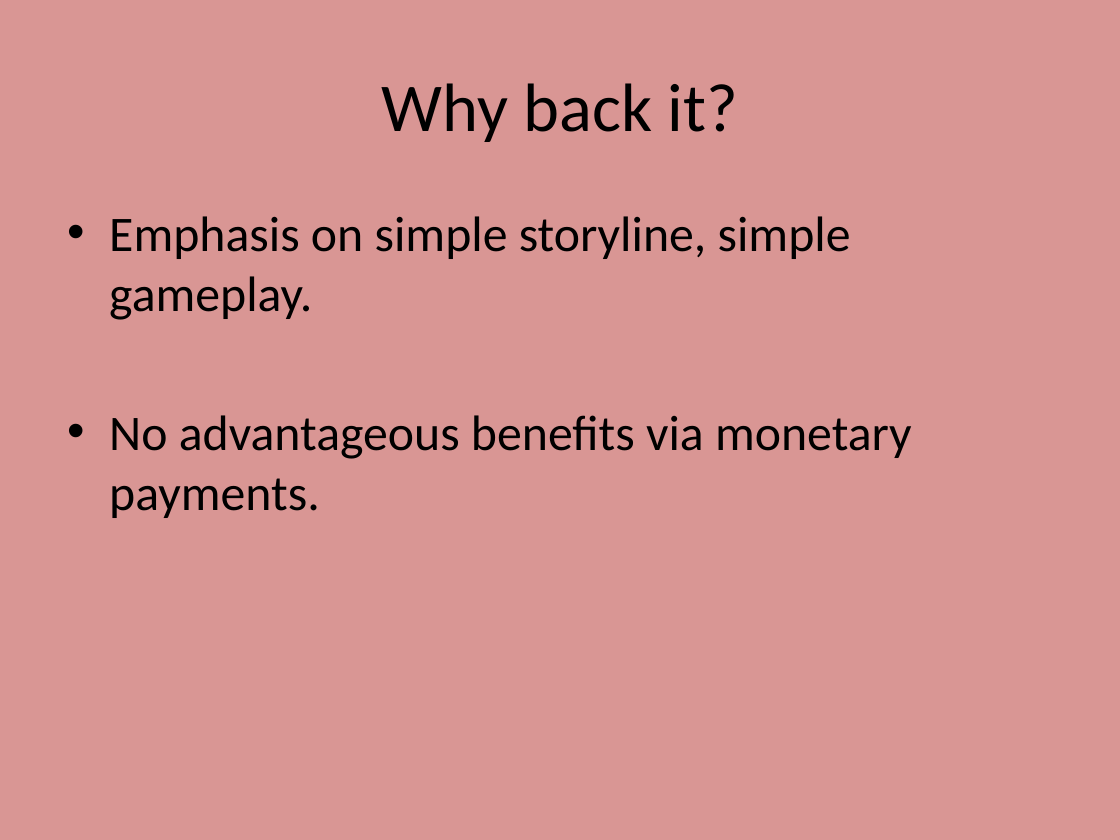
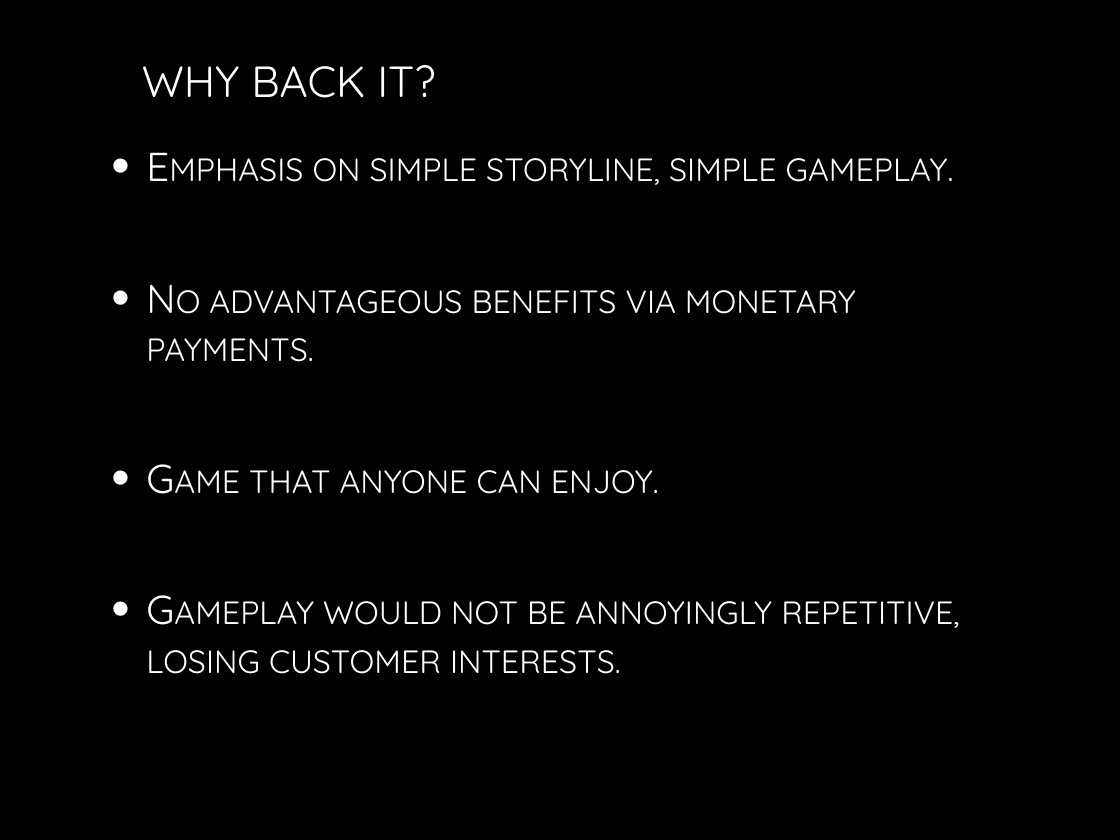
Before and after one commit to kt-chin/Games-and-Interactive-Entertainment-Business-and-Practice, a slide deck: slide 7 of Crystal Maze Disaster.pptx (slide 6 before the commit). Drawn at 1120x840 pixels with LibreOffice and Linux fonts; fonts in the diff are those of the drawing; background and template pictures are left out. Boxes give left, top, right and bottom in pixels: in the first picture for what was removed or moved away, otherwise in the second. Text is boxed around its words. In the diff, an @@ line names an element or a change of style, - is before the commit and + after.

```diff
--- a/Crystal Maze Disaster.pptx
+++ b/Crystal Maze Disaster.pptx
@@ background #D99694 to picture (left out) @@
@@ title at [142,65,435,98]: text changed; size 44 to 28 pt; font Calibri to Quicksand; text colour #000000 to gradient #FFFFFF to #BFBFBF @@
-Why back it?
+WHY BACK IT?
@@ text "Emphasis on simple storyline, simple ...": place and size @@
-text "Emphasis on simple storyline, simple ..." at [109,216,912,518]
+text "Emphasis on simple storyline, simple ..." at [146,158,959,674]
@@ text "Emphasis on simple storyline, simple ..." at [146,158,959,674]: vertical alignment top to middle @@
@@ text at [146,158,954,362]: size 32 to 25.9 pt, font Calibri to Quicksand, text colour #000000 to gradient #FFFFFF to #BFBFBF, small capitals on in "Emphasis on simple storyline, simple gameplay.", "No advantageous benefits via monetary payments."; indent changed; more space between paragraphs @@
@@ text at [146,470,959,674]: paragraphs added @@
+• Game that anyone can enjoy.
+• Gameplay would not be annoyingly repetitive, losing customer interests.
```
Also in this commit, not shown: 4 other slides changed, 4 slides added, 1 slide removed.
